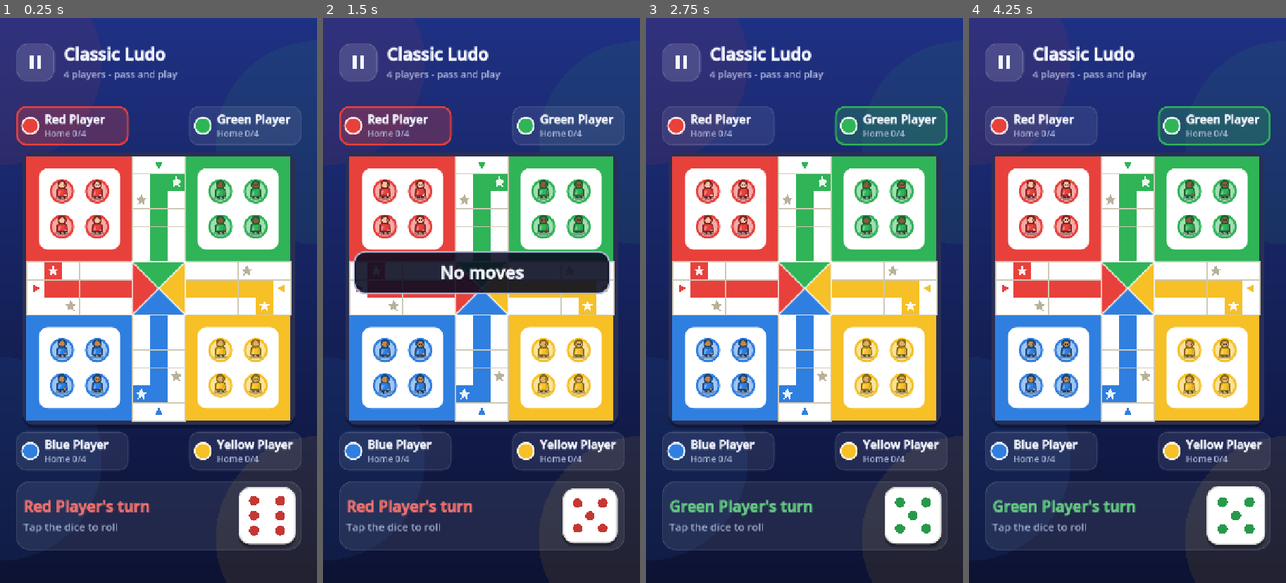
Above: before the commit, frames 1-4 (left to right).
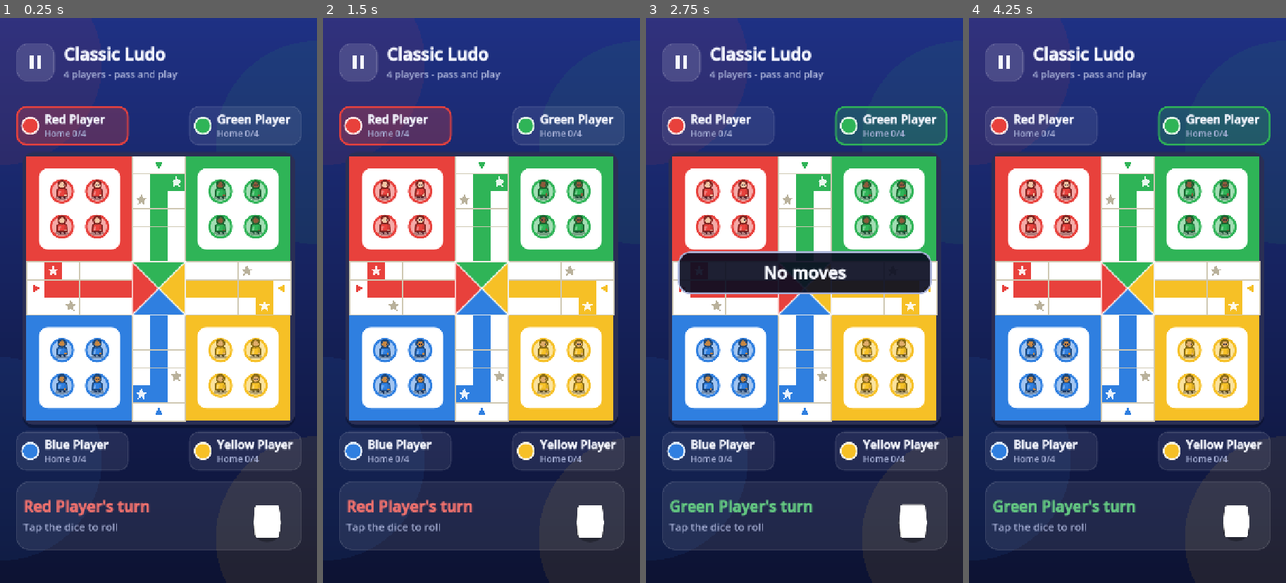
Above: after the commit, the same moments.

Repository: xtremrakib007/RsLUDO
Game: Godot game, scene res://scenes/screens/game.tscn
The game is run twice, just before and just after one commit, with the same random seed, the same clock (stepped at 60 frames per second) and the same inputs. This scene is started directly instead of the project's main scene.
Inputs (mouse positions are in pixels of both pictures, inside the frame that each line leads up to):
- Up to frame 1 (0.25 s): no input
- Up to frame 2 (1.5 s): click (589, 515) at 0.5 s; click (589, 515) at 1.25 s
- Up to frame 3 (2.75 s): click (912, 515) at 2 s
- Up to frame 4 (4.25 s): move the mouse to (1127, 289) at 2.77 s; click (1127, 289) at 2.92 s; move the mouse to (1064, 328) at 3.52 s; click (1064, 328) at 3.67 s

The runs differ from the first frame. In frame 1, 1.4% of the frame differs, in the area x 75-94%, y 83-94%; in frame 2, 7.3%; in frame 3, 7.4%, in the area x 10-94%, y 41-94%; in frame 4, 1.5%.

Commit message:
3D step 1: a real 3D dice
The match screens now roll a 3D dice: a white rounded cube with pips in the
current player's colour, rendered in its own small 3D scene. It tumbles, bounces
with a shadow, and lands with the rolled value on top. Tests check that every
value ends up on the top face.

Co-Authored-By: Claude Opus 5.5 <noreply@anthropic.com>
Claude-Session: https://claude.ai/code/session_01PxNJNDQdbjEGoucC67j9Ub

Diff:
--- /dev/null
+++ b/scripts/three_d/dice_3d_view.gd
@@ -0,0 +1,221 @@
+class_name Dice3DView
+extends SubViewportContainer
+## A real 3D dice in its own little 3D scene: a white rounded cube with coloured
+## pips that tumbles, bounces and lands showing the rolled value on top.
+## Same small API as the old 2D DiceFace: `value`, `pip_color`, plus roll_to().
+
+const ROLL_TIME := 0.9
+## Euler rotation that brings each face to the top. Opposite faces add up to 7.
+const FACE_ROTATIONS := {
+	1: Vector3(0, 0, 0),
+	6: Vector3(PI, 0, 0),
+	2: Vector3(0, 0, PI / 2.0),
+	5: Vector3(0, 0, -PI / 2.0),
+	3: Vector3(-PI / 2.0, 0, 0),
+	4: Vector3(PI / 2.0, 0, 0),
+}
+## Face value -> [normal, u axis, v axis] in the cube's own space.
+const FACES := {
+	1: [Vector3.UP, Vector3.RIGHT, Vector3.BACK],
+	6: [Vector3.DOWN, Vector3.RIGHT, Vector3.BACK],
+	2: [Vector3.RIGHT, Vector3.UP, Vector3.BACK],
+	5: [Vector3.LEFT, Vector3.UP, Vector3.BACK],
+	3: [Vector3.BACK, Vector3.RIGHT, Vector3.UP],
+	4: [Vector3.FORWARD, Vector3.RIGHT, Vector3.UP],
+}
+## Pip positions on a face, from -1 to 1.
+const PIPS := {
+	1: [Vector2(0, 0)],
+	2: [Vector2(-1, -1), Vector2(1, 1)],
+	3: [Vector2(-1, -1), Vector2(0, 0), Vector2(1, 1)],
+	4: [Vector2(-1, -1), Vector2(1, -1), Vector2(-1, 1), Vector2(1, 1)],
+	5: [Vector2(-1, -1), Vector2(1, -1), Vector2(0, 0), Vector2(-1, 1), Vector2(1, 1)],
+	6: [Vector2(-1, -1), Vector2(-1, 0), Vector2(-1, 1), Vector2(1, -1), Vector2(1, 0), Vector2(1, 1)],
+}
+
+var value: int = 6:
+	set(v):
+		value = clampi(v, 1, 6)
+		if _cube != null:
+			_cube.basis = Basis.from_euler(FACE_ROTATIONS[value])
+var pip_color: Color = Palette.TEXT_DARK:
+	set(c):
+		pip_color = c
+		if _pip_material != null:
+			_pip_material.albedo_color = c
+
+var _viewport: SubViewport
+var _holder: Node3D
+var _cube: Node3D
+var _shadow: MeshInstance3D
+var _pip_material: StandardMaterial3D
+var _final_rotation: Quaternion
+var _spin_axis: Vector3 = Vector3.UP
+var _spins: float = 3.0
+
+
+func _init() -> void:
+	stretch = true
+	mouse_filter = Control.MOUSE_FILTER_IGNORE
+	_build_scene()
+
+
+func _ready() -> void:
+	resized.connect(func() -> void: pivot_offset = size * 0.5)
+	value = value
+
+
+## Tumbles and bounces, then lands with `result` on top.
+func roll_to(result: int) -> void:
+	value = clampi(result, 1, 6)
+	_final_rotation = Basis.from_euler(FACE_ROTATIONS[value]).get_rotation_quaternion()
+	_spin_axis = Vector3(randf_range(-1.0, 1.0), randf_range(0.3, 1.0), randf_range(-1.0, 1.0)).normalized()
+	_spins = randf_range(2.5, 3.5)
+	_roll_step(0.0)
+	var spin := create_tween()
+	spin.tween_method(_roll_step, 0.0, 1.0, ROLL_TIME).set_trans(Tween.TRANS_CUBIC).set_ease(Tween.EASE_OUT)
+	var bounce := create_tween()
+	bounce.tween_property(_holder, "position:y", 0.9, 0.22).set_trans(Tween.TRANS_QUAD).set_ease(Tween.EASE_OUT)
+	bounce.tween_property(_holder, "position:y", 0.0, 0.22).set_trans(Tween.TRANS_QUAD).set_ease(Tween.EASE_IN)
+	bounce.tween_property(_holder, "position:y", 0.3, 0.14).set_trans(Tween.TRANS_QUAD).set_ease(Tween.EASE_OUT)
+	bounce.tween_property(_holder, "position:y", 0.0, 0.14).set_trans(Tween.TRANS_QUAD).set_ease(Tween.EASE_IN)
+	await spin.finished
+	_cube.basis = Basis(_final_rotation)
+
+
+## The value on the face currently pointing up.
+func top_face() -> int:
+	var best := 1
+	var best_up := -2.0
+	for face_value in FACES:
+		var normal: Vector3 = FACES[face_value][0]
+		var up := (_cube.basis * normal).y
+		if up > best_up:
+			best_up = up
+			best = face_value
+	return best
+
+
+func _roll_step(t: float) -> void:
+	var remaining := pow(1.0 - clampf(t, 0.0, 1.0), 2.0)
+	_cube.basis = Basis(_final_rotation * Quaternion(_spin_axis, _spins * TAU * remaining))
+	var height := _holder.position.y
+	_shadow.scale = Vector3.ONE * (1.0 - 0.35 * clampf(height, 0.0, 1.0))
+
+
+func _build_scene() -> void:
+	_viewport = SubViewport.new()
+	_viewport.transparent_bg = true
+	_viewport.own_world_3d = true
+	_viewport.msaa_3d = Viewport.MSAA_4X
+	_viewport.size = Vector2i(256, 256)
+	add_child(_viewport)
+
+	var world := Node3D.new()
+	_viewport.add_child(world)
+
+	var environment := Environment.new()
+	environment.background_mode = Environment.BG_CLEAR_COLOR
+	environment.ambient_light_source = Environment.AMBIENT_SOURCE_COLOR
+	environment.ambient_light_color = Color(1, 1, 1)
+	environment.ambient_light_energy = 0.55
+	var world_env := WorldEnvironment.new()
+	world_env.environment = environment
+	world.add_child(world_env)
+
+	var light := DirectionalLight3D.new()
+	light.rotation = Vector3(deg_to_rad(-55.0), deg_to_rad(35.0), 0.0)
+	light.light_energy = 1.1
+	world.add_child(light)
+
+	var camera := Camera3D.new()
+	camera.fov = 28.0
+	var eye := Vector3(0, 3.6, 3.0)
+	camera.transform = Transform3D(Basis.looking_at(Vector3(0, 0.35, 0) - eye, Vector3.UP), eye)
+	world.add_child(camera)
+
+	_shadow = MeshInstance3D.new()
+	var shadow_mesh := CylinderMesh.new()
+	shadow_mesh.top_radius = 0.62
+	shadow_mesh.bottom_radius = 0.62
+	shadow_mesh.height = 0.01
+	_shadow.mesh = shadow_mesh
+	var shadow_material := StandardMaterial3D.new()
+	shadow_material.shading_mode = BaseMaterial3D.SHADING_MODE_UNSHADED
+	shadow_material.transparency = BaseMaterial3D.TRANSPARENCY_ALPHA
+	shadow_material.albedo_color = Color(0, 0, 0, 0.3)
+	_shadow.material_override = shadow_material
+	_shadow.position = Vector3(0, -0.55, 0)
+	world.add_child(_shadow)
+
+	_holder = Node3D.new()
+	world.add_child(_holder)
+	_cube = Node3D.new()
+	_holder.add_child(_cube)
+
+	var body := StandardMaterial3D.new()
+	body.albedo_color = Color("fbfbf7")
+	body.roughness = 0.35
+	_pip_material = StandardMaterial3D.new()
+	_pip_material.albedo_color = pip_color
+	_pip_material.roughness = 0.5
+	_build_rounded_cube(body)
+	_build_pips()
+
+
+## A 1 x 1 x 1 cube with rounded edges: three crossing boxes, 12 edge cylinders, 8 corner spheres.
+func _build_rounded_cube(material: Material) -> void:
+	var r := 0.09
+	var inner := 1.0 - r * 2.0
+	for box_size in [Vector3(1, inner, inner), Vector3(inner, 1, inner), Vector3(inner, inner, 1)]:
+		var box := BoxMesh.new()
+		box.size = box_size
+		_add_mesh(box, Vector3.ZERO, Vector3.ZERO, material)
+	var h := inner * 0.5
+	var edge := CylinderMesh.new()
+	edge.top_radius = r
+	edge.bottom_radius = r
+	edge.height = inner
+	edge.radial_segments = 12
+	for a in [-1.0, 1.0]:
+		for b in [-1.0, 1.0]:
+			_add_mesh(edge, Vector3(a * h, 0, b * h), Vector3.ZERO, material)
+			_add_mesh(edge, Vector3(0, a * h, b * h), Vector3(0, 0, PI / 2.0), material)
+			_add_mesh(edge, Vector3(a * h, b * h, 0), Vector3(PI / 2.0, 0, 0), material)
+	var corner := SphereMesh.new()
+	corner.radius = r
+	corner.height = r * 2.0
+	corner.radial_segments = 12
+	corner.rings = 6
+	for x in [-1.0, 1.0]:
+		for y in [-1.0, 1.0]:
+			for z in [-1.0, 1.0]:
+				_add_mesh(corner, Vector3(x * h, y * h, z * h), Vector3.ZERO, material)
+
+
+func _build_pips() -> void:
+	var pip := SphereMesh.new()
+	pip.radius = 0.085
+	pip.height = 0.17
+	pip.radial_segments = 12
+	pip.rings = 6
+	for face_value in FACES:
+		var axes: Array = FACES[face_value]
+		var normal: Vector3 = axes[0]
+		var u: Vector3 = axes[1]
+		var v: Vector3 = axes[2]
+		for spot in PIPS[face_value]:
+			var p: Vector2 = spot
+			var node := _add_mesh(pip, normal * 0.47 + u * p.x * 0.24 + v * p.y * 0.24, Vector3.ZERO, _pip_material)
+			# Flatten each pip against its face.
+			node.scale = Vector3.ONE - normal.abs() * 0.65
+
+
+func _add_mesh(mesh: Mesh, position_3d: Vector3, rotation_3d: Vector3, material: Material) -> MeshInstance3D:
+	var node := MeshInstance3D.new()
+	node.mesh = mesh
+	node.position = position_3d
+	node.rotation = rotation_3d
+	node.material_override = material
+	_cube.add_child(node)
+	return node
--- a/scripts/ui/screens/match_screen.gd
+++ b/scripts/ui/screens/match_screen.gd
@@ -4,12 +4,11 @@
 ## message banner and the pause menu. Ludo and Snakes & Ladders extend this and
 ## add their own board and turn flow. Offline matches can be paused.
 
-const DICE_ROLL_TIME := 0.6
 
 var _config: MatchConfig
 var _mode: GameMode
 var _busy := false
-var _dice: DiceFace
+var _dice: Dice3DView
 var _dice_button: Button
 var _dice_pulse: Tween
 var _turn_label: Label
@@ -95,7 +94,6 @@
 	_turn_label.text = "%s's turn" % player.display_name
 	_turn_label.add_theme_color_override("font_color", player.color().lightened(0.25))
 	_dice.pip_color = player.color().darkened(0.15)
-	_dice.queue_redraw()
 	for seat in _panels:
 		var panel: PanelContainer = _panels[seat]
 		var color := Palette.seat_color(seat)
@@ -137,7 +135,7 @@
 	_dice_button.custom_minimum_size = Vector2(124, 124)
 	_dice_button.focus_mode = Control.FOCUS_NONE
 	UIKit.style_button(_dice_button, Color(0, 0, 0, 0), Palette.TEXT, 0, 24)
-	_dice = DiceFace.new()
+	_dice = Dice3DView.new()
 	_dice.set_anchors_and_offsets_preset(Control.PRESET_FULL_RECT)
 	_dice_button.add_child(_dice)
 	UIKit.ignore_mouse_recursive(_dice_button)
@@ -154,21 +152,11 @@
 
 
 func _animate_dice(value: int) -> void:
-	var tween := create_tween()
-	tween.tween_method(_spin_dice, 0.0, 1.0, DICE_ROLL_TIME).set_ease(Tween.EASE_OUT).set_trans(Tween.TRANS_CUBIC)
-	await tween.finished
-	_dice.rotation = 0.0
-	_dice.value = value
+	await _dice.roll_to(value)
 	var pop := create_tween()
-	pop.tween_property(_dice, "scale", Vector2(1.15, 1.15), 0.08)
+	pop.tween_property(_dice, "scale", Vector2(1.12, 1.12), 0.08)
 	pop.tween_property(_dice, "scale", Vector2.ONE, 0.12)
 	await pop.finished
-
-
-func _spin_dice(t: float) -> void:
-	_dice.rotation = t * TAU * 2.0
-	if int(t * 30.0) % 2 == 0:
-		_dice.value = randi_range(1, 6)
 
 
 func _start_dice_pulse() -> void:
--- a/tests/unit/test_animations.gd
+++ b/tests/unit/test_animations.gd
@@ -125,3 +125,19 @@
 	assert_eq(view.snake_mouth, 0.0, "mouth closed")
 	view.queue_free()
 	await tree.process_frame
+
+
+func test_3d_dice_lands_on_the_rolled_value() -> void:
+	var dice := Dice3DView.new()
+	dice.size = Vector2(128, 128)
+	tree.root.add_child(dice)
+	await tree.process_frame
+	for face in range(1, 7):
+		dice.value = face
+		assert_eq(dice.top_face(), face, "showing %d puts %d on top" % [face, face])
+	for face in [3, 6, 1]:
+		await dice.roll_to(face)
+		assert_eq(dice.top_face(), face, "rolled %d lands on %d" % [face, face])
+		assert_eq(dice.value, face)
+	dice.queue_free()
+	await tree.process_frame
